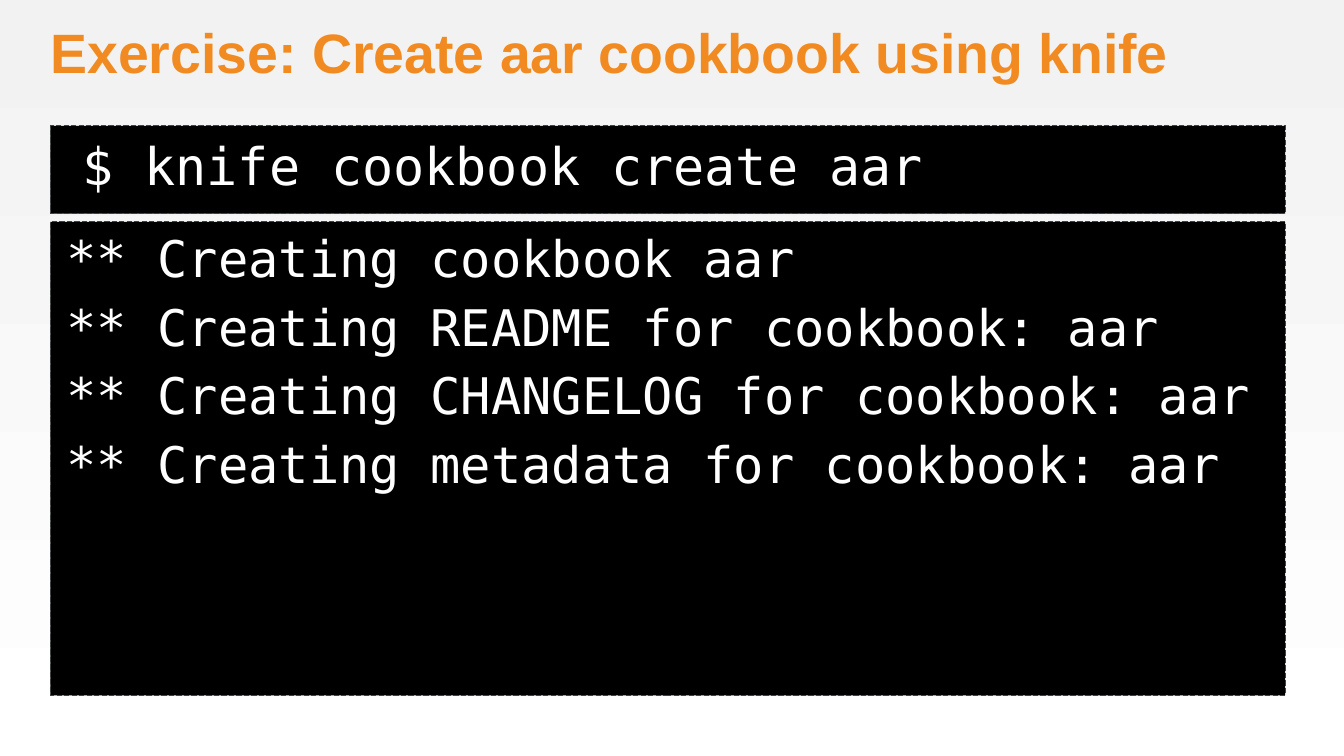
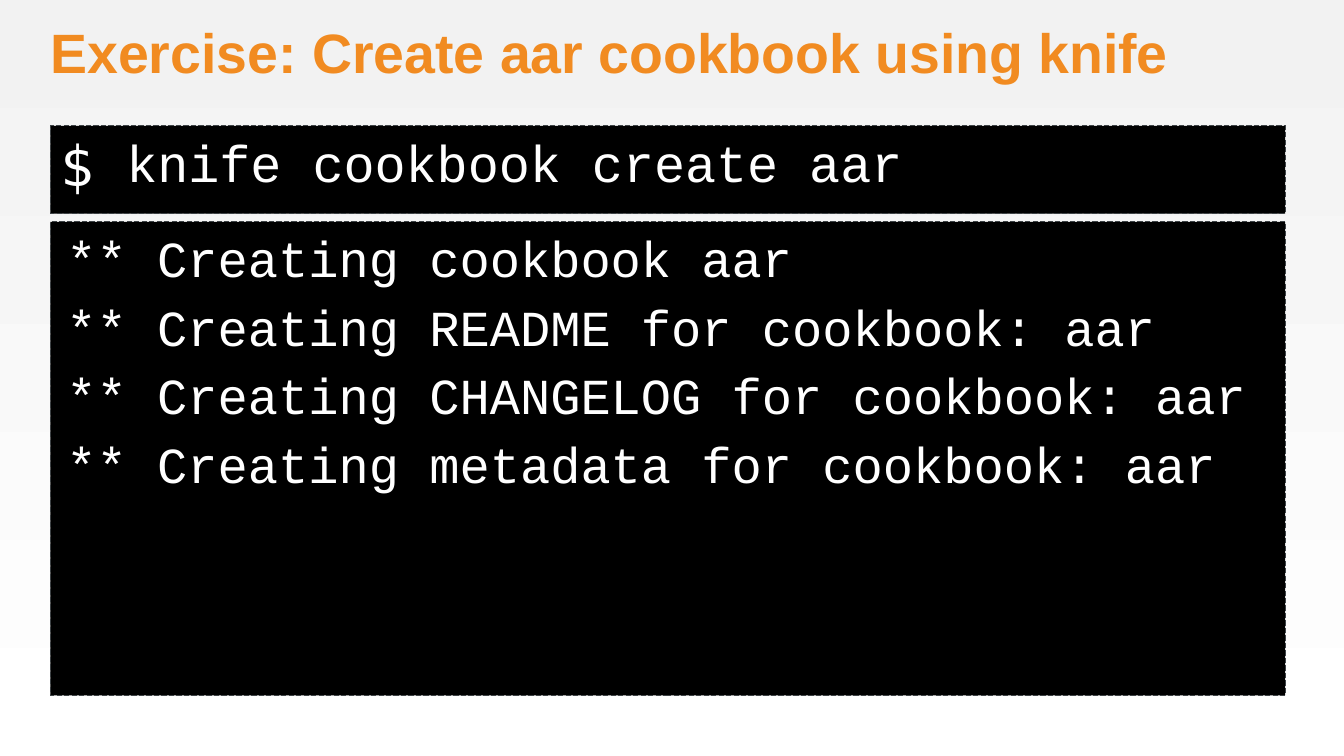
Before and after one commit to chef-training/workshops, a slide deck: slide 19 of Awesome_Appliance_Repair/AwesomeApplicanceRepair.pptx. Drawn at 1344x756 pixels with LibreOffice and Linux fonts; fonts in the diff are those of the drawing; background and template pictures are left out. Boxes give left, top, right and bottom in pixels: in the first picture for what was removed or moved away, otherwise in the second. Text is boxed around its words. In the diff, an @@ line names an element or a change of style, - is before the commit and + after.

Commit message:
Update the command slides
* Change font and layout
* Break up the multi-step slides into multiple slides

```diff
--- a/Awesome_Appliance_Repair/AwesomeApplicanceRepair.pptx
+++ b/Awesome_Appliance_Repair/AwesomeApplicanceRepair.pptx
@@ text in rectangle at [50,126,1286,214]: text added @@
+$
@@ text at [126,144,902,183]: text changed; font DejaVu Sans Mono to Courier New @@
-$ knife cookbook create aar
+knife cookbook create aar
@@ text "** Creating cookbook aar" at [50,222,1286,696]: font DejaVu Sans Mono to Courier New @@
```
Also in this commit, not shown: 16 other slides changed, 7 slides added, 1 other file.
